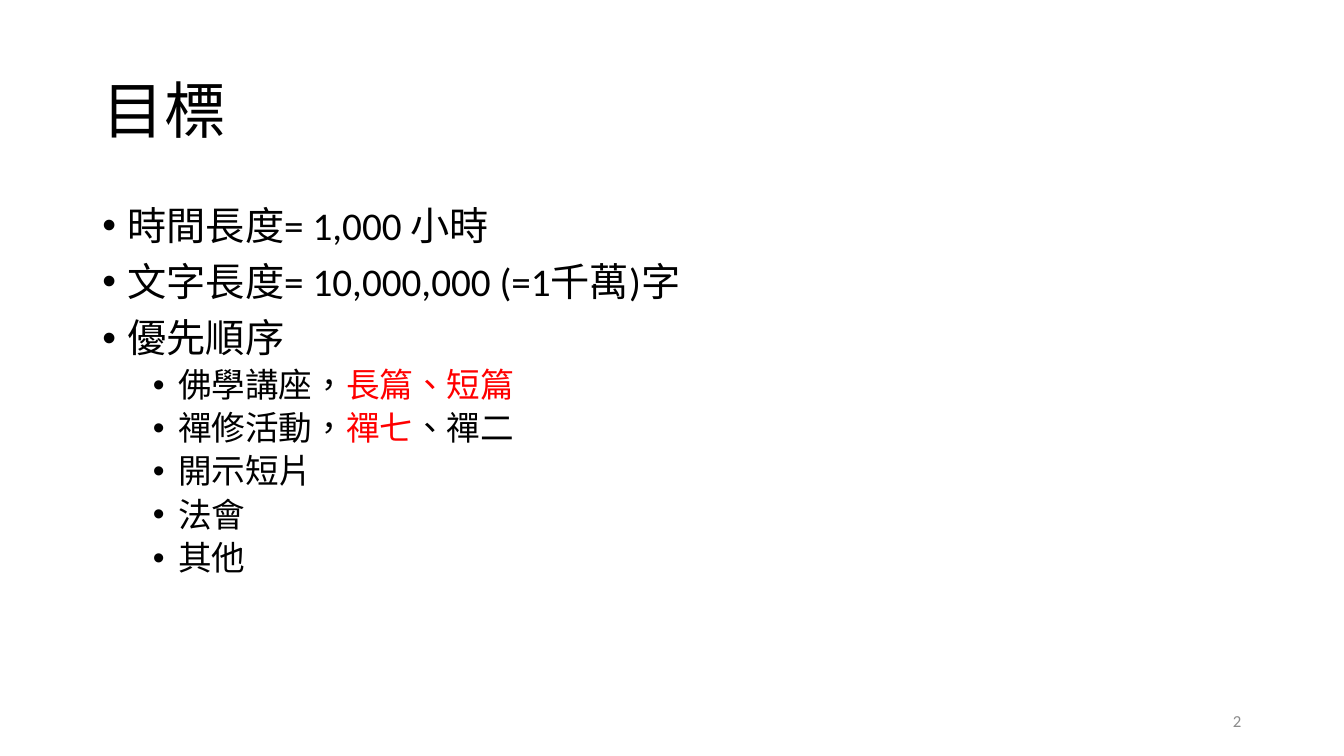
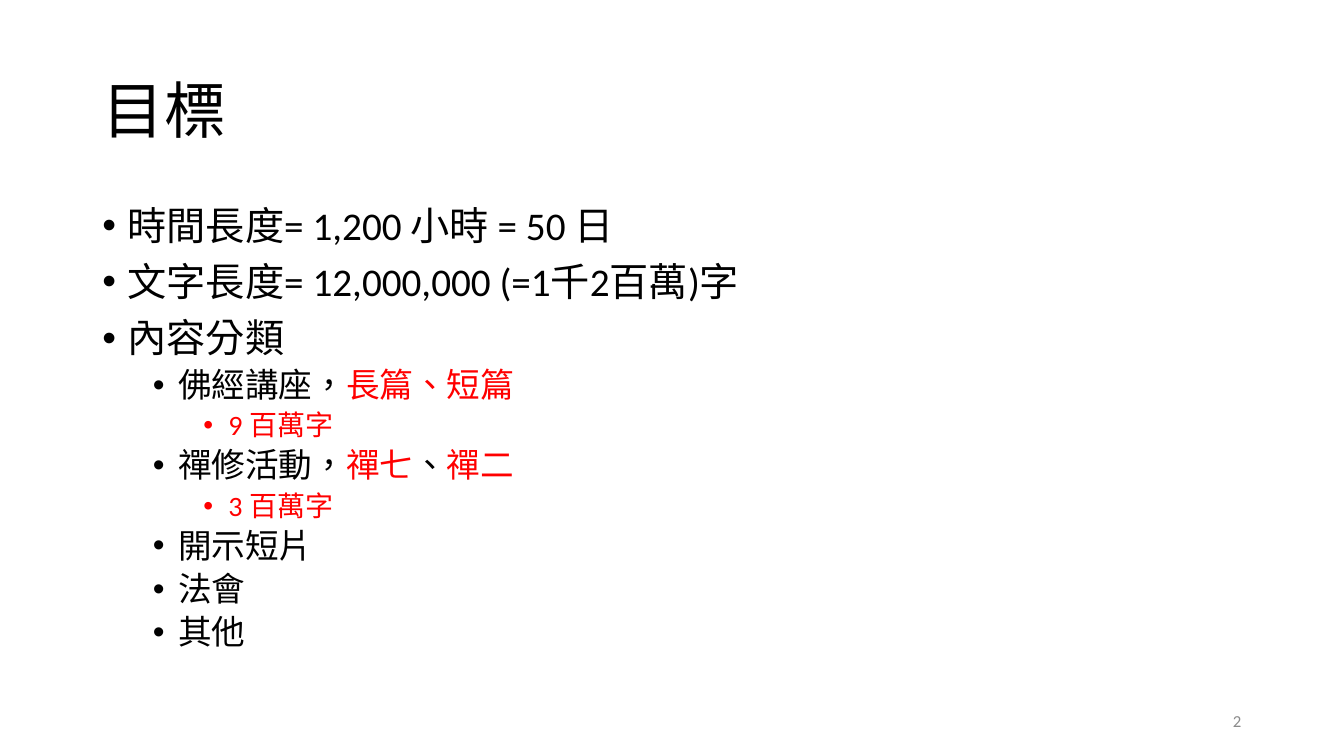
Before and after one commit to renyuanL/GuyanTrans2023, a slide deck: slide 2 of 古嚴寺影音逐字稿.pptx. Drawn at 1344x756 pixels with LibreOffice and Linux fonts; fonts in the diff are those of the drawing. Boxes give left, top, right and bottom in pixels: in the first picture for what was removed or moved away, otherwise in the second. Text is boxed around its words. In the diff, an @@ line names an element or a change of style, - is before the commit and + after.

```diff
--- a/古嚴寺影音逐字稿.pptx
+++ b/古嚴寺影音逐字稿.pptx
@@ text at bbox=[128, 207, 740, 438]: text changed @@
-• 時間長度= 1,000 小時
-• 文字長度= 10,000,000 (=1千萬)字
-• 優先順序
-  • 佛學講座，長篇、短篇
+• 時間長度= 1,200 小時 = 50 日
+• 文字長度= 12,000,000 (=1千2百萬)字
+• 內容分類
+  • 佛經講座，長篇、短篇
+    • 9 百萬字
@@ text at bbox=[178, 449, 514, 480]: text colour #000000 to #FF0000 in "禪修活動，禪七、禪二" @@
@@ text at bbox=[228, 492, 333, 519]: paragraph added @@
+    • 3 百萬字
```
Also in this commit, not shown: 3 other slides changed, 6 other files.
